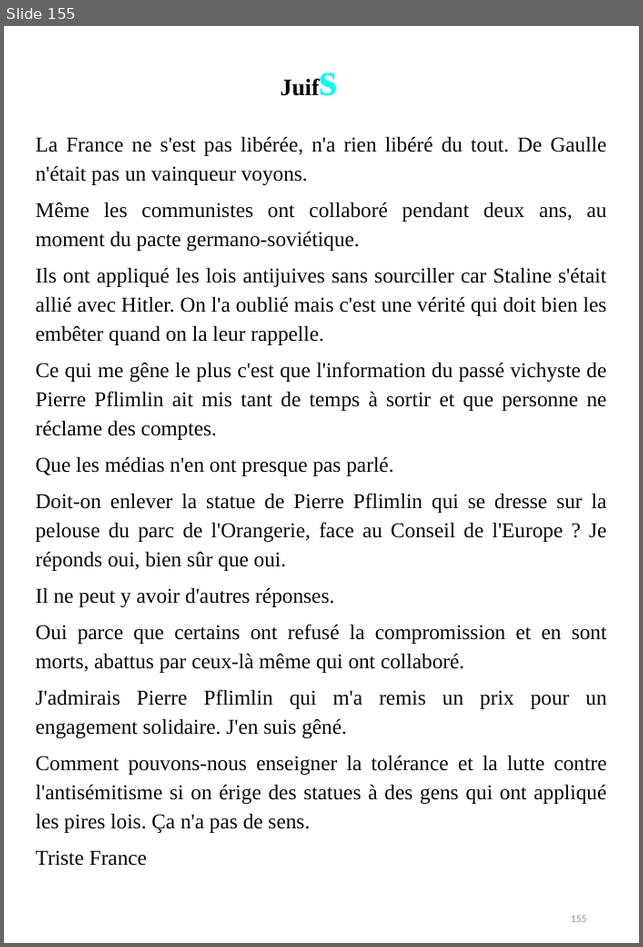
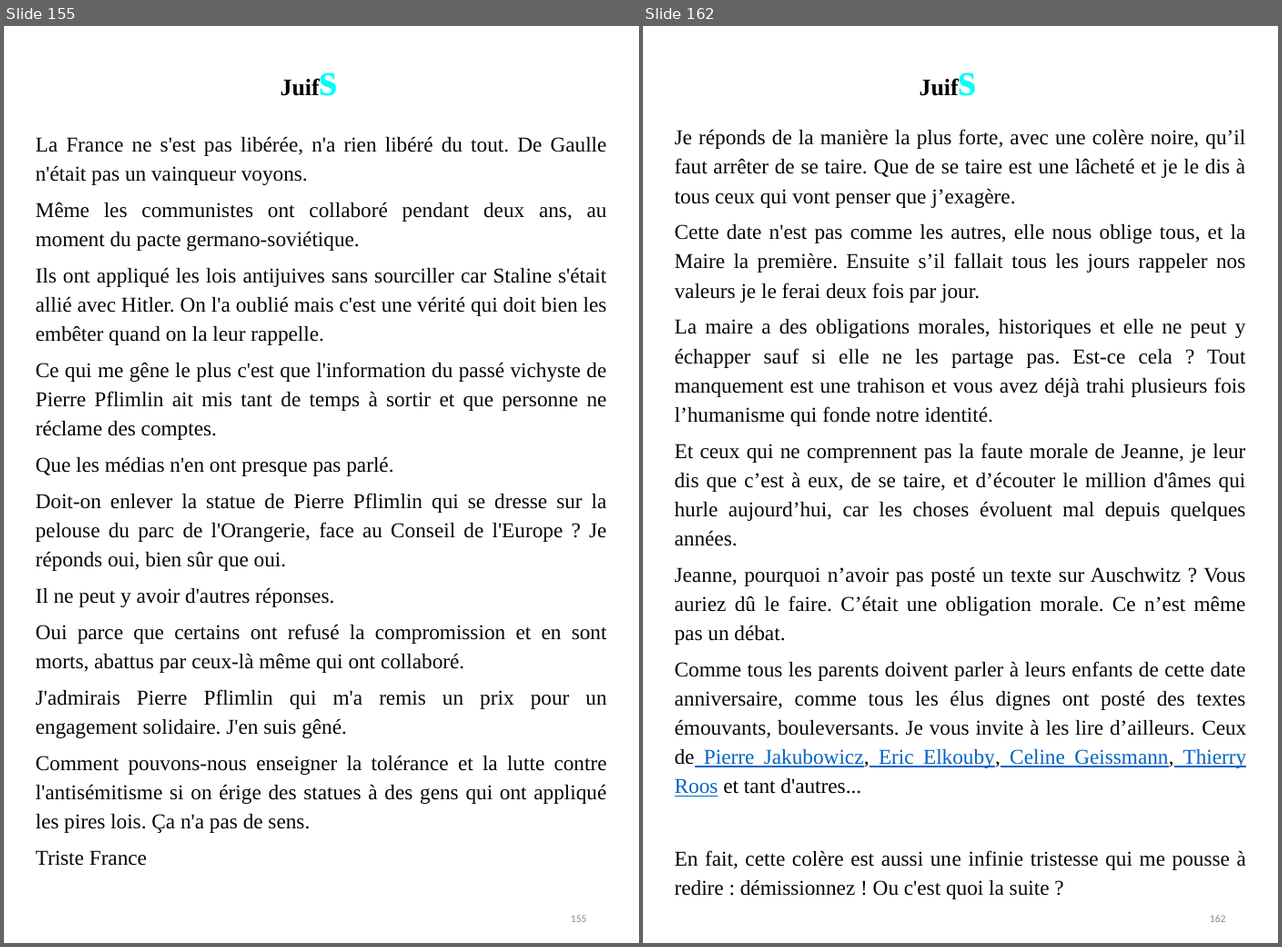
Before and after one commit to BenjaminLOUIS84/e_commerce, a slide deck: e_commerce/public/ppsx/tome2.ppsx. Shown side by side, each under a label of ours: slide 155 before the commit, slides 155 and 162 after it; the slides between them are not shown. The pictures are 643x947 and 1282x947 pixels, drawn with LibreOffice and Linux fonts; fonts in the diff are those of the drawing. Boxes give left, top, right and bottom in pixels: in the first picture for what was removed or moved away, otherwise in the second. Text is boxed around its words. In the diff, an @@ line names an element or a change of style, - is before the commit and + after.

```diff
--- a/e_commerce/public/ppsx/tome2.ppsx
+++ b/e_commerce/public/ppsx/tome2.ppsx
@@ slide 162 added at box(643, 26, 1278, 943), background #FFFFFF @@
@@ text added at box(911, 44, 992, 136), 20.1 pt, text #000000, bold @@
+Juifs
@@ text added at box(675, 129, 1247, 900), 18 pt, text #050505 @@
+Je réponds de la manière la plus forte, avec une colère noire, qu’il faut arrêter de se taire. Que de se taire est une lâcheté et je le dis à tous ceux qui vont penser que j’exagère.
+Cette date n'est pas comme les autres, elle nous oblige tous, et la Maire la première. Ensuite s’il fallait tous les jours rappeler nos valeurs je le ferai deux fois par jour.
+La maire a des obligations morales, historiques et elle ne peut y échapper sauf si elle ne les partage pas. Est-ce cela ? Tout manquement est une trahison et vous avez déjà trahi plusieurs fois l’humanisme qui fonde notre identité.
+Et ceux qui ne comprennent pas la faute morale de Jeanne, je leur dis que c’est à eux, de se taire, et d’écouter le million d'âmes qui hurle aujourd’hui, car les choses évoluent mal depuis quelques années.
+Jeanne, pourquoi n’avoir pas posté un texte sur Auschwitz ? Vous auriez dû le faire. C’était une obligation morale. Ce n’est même pas un débat.
+Comme tous les parents doivent parler à leurs enfants de cette date anniversaire, comme tous les élus dignes ont posté des textes émouvants, bouleversants. Je vous invite à les lire d’ailleurs. Ceux de Pierre Jakubowicz, Eric Elkouby, Celine Geissmann, Thierry Roos et tant d'autres...
+En fait, cette colère est aussi une infinie tristesse qui me pousse à redire : démissionnez ! Ou c'est quoi la suite ?
@@ page number added at box(1210, 915, 1226, 922), 9 pt, text #8C8C8C @@
+162
```
Also in this commit, not shown: 7 slides changed, 65 other slides added.
